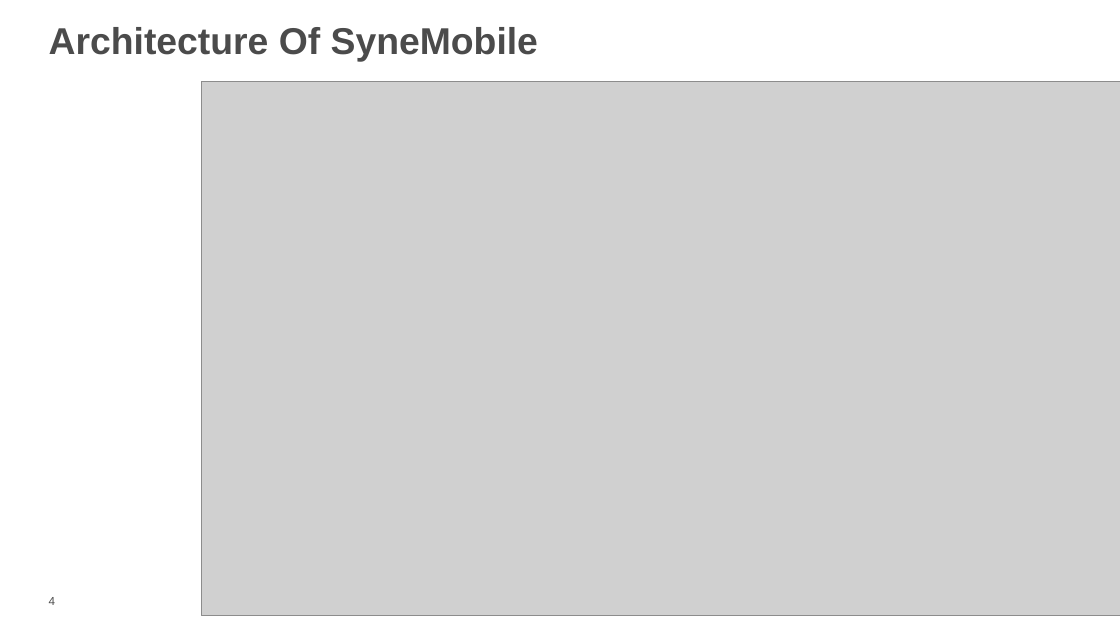
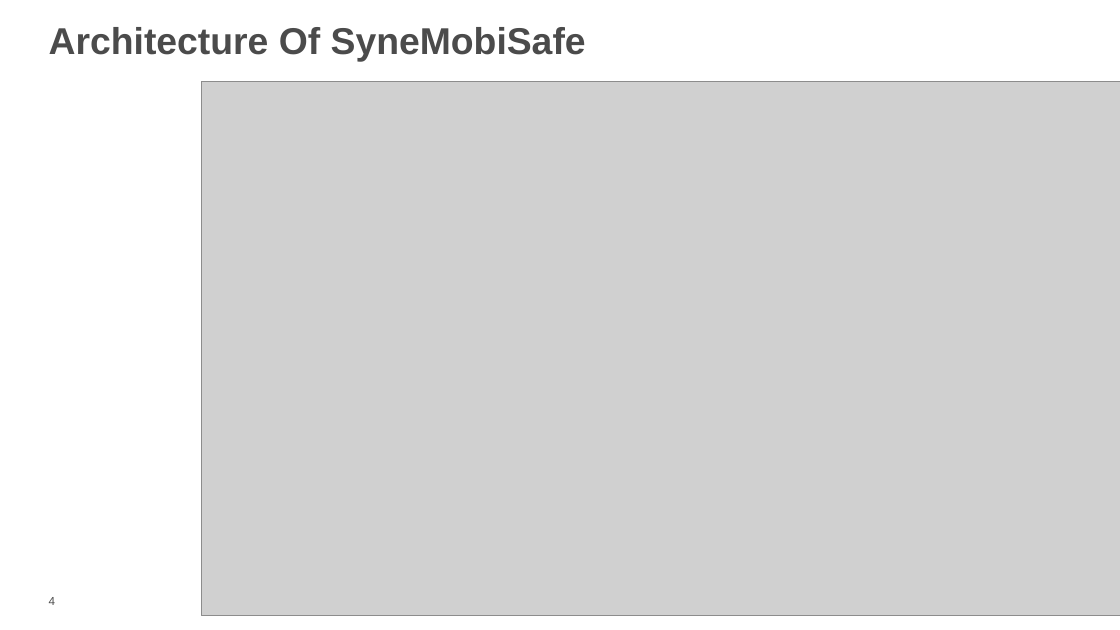
Before and after one commit to vishal1785/TestDemo, a slide deck: slide 4 of 1lb/from Asma/training/OnShore_Training_Vishal_Bhardwaj.pptx. Drawn at 1120x630 pixels with LibreOffice and Linux fonts; fonts in the diff are those of the drawing; grey boxes stand for pictures; background and template pictures are left out. Boxes give left, top, right and bottom in pixels: in the first picture for what was removed or moved away, otherwise in the second. Text is boxed around its words. In the diff, an @@ line names an element or a change of style, - is before the commit and + after.

```diff
--- a/1lb/from Asma/training/OnShore_Training_Vishal_Bhardwaj.pptx
+++ b/1lb/from Asma/training/OnShore_Training_Vishal_Bhardwaj.pptx
@@ text at bbox=[49, 27, 586, 62]: text changed @@
-Architecture Of SyneMobile
+Architecture Of SyneMobiSafe
```
Also in this commit, not shown: 12 other slides changed, 1 slide added, 3 slides removed, 30 other files.
